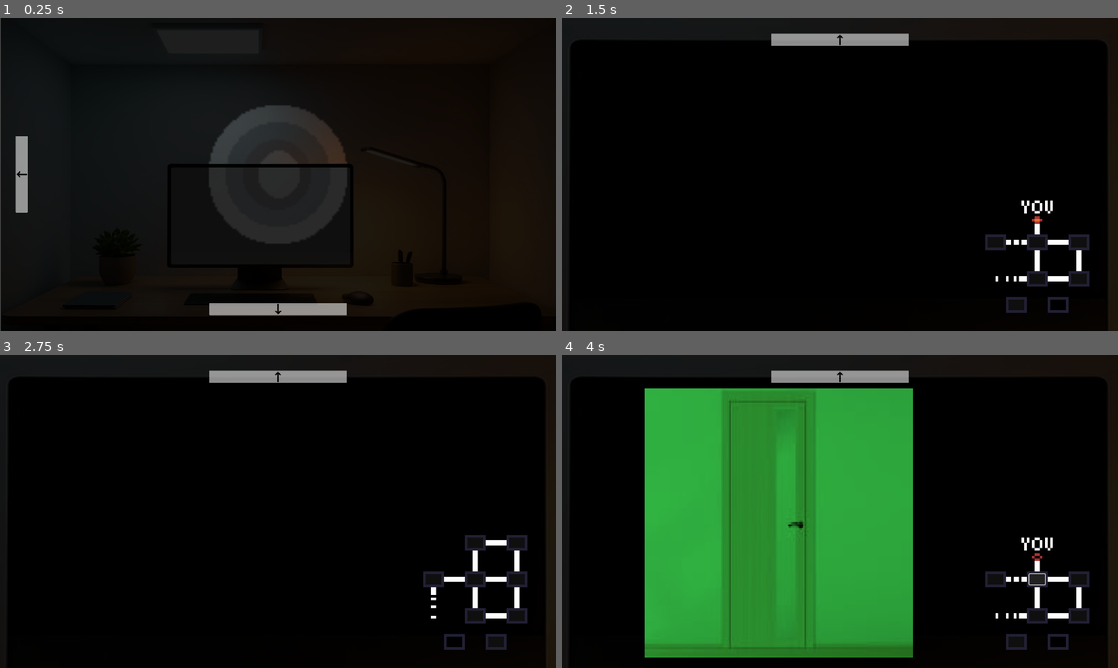
Above: before the commit, frames 1-4 (two rows, left to right).
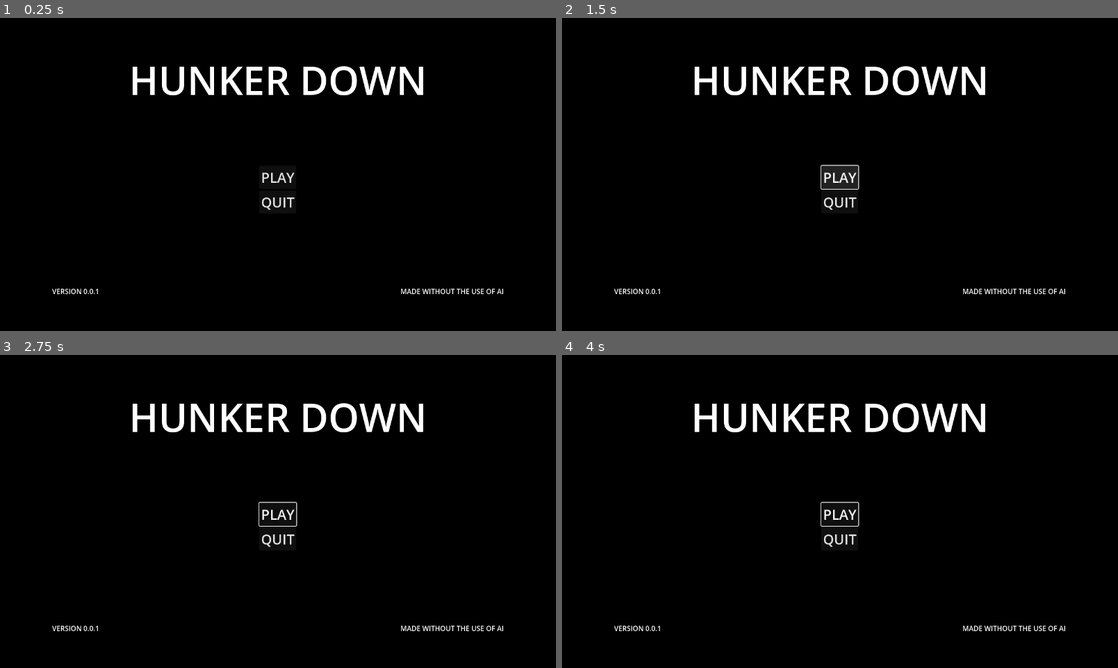
Above: after the commit, the same moments.

Repository: AwesomeYT2005/five-nights-with-monsters
Game: Godot game, scene res://scenes/main.tscn
Same seed, same stepped clock (60 frames per second), same inputs: the game is played once before the commit and once after it. Video files are missing from this copy of the repository; at most half a second of black plays in their place. Sound files missing from this copy of the repository are replaced by a short silence.
Inputs (mouse positions are in pixels of both pictures, inside the frame that each line leads up to):
- Up to frame 1 (0.25 s): no input
- Up to frame 2 (1.5 s): click (840, 177) at 0.5 s, where only the run after the commit has a clickable "PLAY"; click (840, 177) at 1.25 s, where only the run after the commit has a clickable "PLAY"
- Up to frame 3 (2.75 s): click (455, 642) at 2.02 s
- Up to frame 4 (4 s): click (1056, 642) at 2.77 s; click (1034, 580) at 3.52 s

The runs differ from the first frame. In frame 1, 24% of the frame differs, in the area x 0-98%, y 0-100%; in frame 2, 6.9%; in frame 3, 6.8%; in frame 4, 46%, in the area x 1-100%, y 4-100%.

Commit message:
Created basic menu
Currently not functional, but basic and easily expandable.

Diff:
--- a/scenes/control.tscn
+++ /dev/null
@@ -1,15 +0,0 @@
-[gd_scene load_steps=2 format=3 uid="uid://41hjpri3mp85"]
-
-[ext_resource type="PackedScene" uid="uid://b42bvk034ouu5" path="res://scenes/menu/game_gui.tscn" id="1_5p55f"]
-
-[node name="Control" type="Control"]
-layout_mode = 3
-anchors_preset = 15
-anchor_right = 1.0
-anchor_bottom = 1.0
-grow_horizontal = 2
-grow_vertical = 2
-
-[node name="GameGUI" parent="." instance=ExtResource("1_5p55f")]
-layout_mode = 0
-anchors_preset = 0
--- a/scenes/main.tscn
+++ b/scenes/main.tscn
@@ -1,7 +1,7 @@
 [gd_scene load_steps=2 format=3 uid="uid://00wigqddfsi1"]
 
-[ext_resource type="PackedScene" uid="uid://c6b8sb1s2sl7s" path="res://scenes/levels/level.tscn" id="1_o5qli"]
+[ext_resource type="PackedScene" uid="uid://41hjpri3mp85" path="res://scenes/menu/main_menu.tscn" id="1_o5qli"]
 
 [node name="Main" type="Node"]
 
-[node name="Level" parent="." instance=ExtResource("1_o5qli")]
+[node name="MainMenu" parent="." instance=ExtResource("1_o5qli")]
--- a/scenes/menu/game_gui.tscn
+++ /dev/null
@@ -1,30 +0,0 @@
-[gd_scene load_steps=2 format=3 uid="uid://b42bvk034ouu5"]
-
-[ext_resource type="Texture2D" uid="uid://bykr2oygdkevm" path="res://assets/images/gui/uparrow.png" id="1_5wdrk"]
-
-[node name="GameGUI" type="MarginContainer"]
-anchors_preset = 15
-anchor_right = 1.0
-anchor_bottom = 1.0
-grow_horizontal = 2
-grow_vertical = 2
-theme_override_constants/margin_left = 120
-theme_override_constants/margin_top = 80
-theme_override_constants/margin_right = 120
-theme_override_constants/margin_bottom = 80
-
-[node name="VBoxContainer" type="VBoxContainer" parent="."]
-layout_mode = 2
-
-[node name="Top" type="CenterContainer" parent="VBoxContainer"]
-layout_mode = 2
-
-[node name="Button" type="Button" parent="VBoxContainer/Top"]
-layout_mode = 2
-icon = ExtResource("1_5wdrk")
-
-[node name="Middle" type="HBoxContainer" parent="VBoxContainer"]
-layout_mode = 2
-
-[node name="Bottom" type="CenterContainer" parent="VBoxContainer"]
-layout_mode = 2
--- /dev/null
+++ b/scenes/menu/main_menu.tscn
@@ -0,0 +1,72 @@
+[gd_scene load_steps=2 format=3 uid="uid://41hjpri3mp85"]
+
+[ext_resource type="VideoStream" uid="uid://dioddncksatiu" path="res://assets/video/menu/menu-static.ogv" id="1_nl8w3"]
+
+[node name="MainMenu" type="Control"]
+layout_mode = 3
+anchors_preset = 15
+anchor_right = 1.0
+anchor_bottom = 1.0
+grow_horizontal = 2
+grow_vertical = 2
+
+[node name="VideoStreamPlayer" type="VideoStreamPlayer" parent="."]
+self_modulate = Color(0, 0.3770668, 0, 1)
+show_behind_parent = true
+layout_mode = 0
+offset_right = 1280.0
+offset_bottom = 720.0
+stream = ExtResource("1_nl8w3")
+autoplay = true
+expand = true
+loop = true
+metadata/_edit_lock_ = true
+
+[node name="MarginContainer" type="MarginContainer" parent="."]
+layout_mode = 1
+anchors_preset = 15
+anchor_right = 1.0
+anchor_bottom = 1.0
+grow_horizontal = 2
+grow_vertical = 2
+theme_override_constants/margin_left = 120
+theme_override_constants/margin_top = 80
+theme_override_constants/margin_right = 120
+theme_override_constants/margin_bottom = 80
+
+[node name="VBoxContainer" type="VBoxContainer" parent="MarginContainer"]
+layout_mode = 2
+
+[node name="Label" type="Label" parent="MarginContainer/VBoxContainer"]
+layout_mode = 2
+theme_override_font_sizes/font_size = 90
+text = "HUNKER DOWN"
+horizontal_alignment = 1
+
+[node name="Play" type="Button" parent="MarginContainer/VBoxContainer"]
+layout_mode = 2
+size_flags_horizontal = 4
+size_flags_vertical = 10
+theme_override_font_sizes/font_size = 32
+text = "PLAY"
+
+[node name="Quit" type="Button" parent="MarginContainer/VBoxContainer"]
+layout_mode = 2
+size_flags_horizontal = 4
+theme_override_font_sizes/font_size = 32
+text = "QUIT"
+
+[node name="HBoxContainer" type="HBoxContainer" parent="MarginContainer/VBoxContainer"]
+layout_mode = 2
+size_flags_vertical = 3
+
+[node name="Version" type="Label" parent="MarginContainer/VBoxContainer/HBoxContainer"]
+layout_mode = 2
+size_flags_vertical = 8
+text = "VERSION 0.0.1"
+
+[node name="Disclaimer" type="Label" parent="MarginContainer/VBoxContainer/HBoxContainer"]
+layout_mode = 2
+size_flags_horizontal = 10
+size_flags_vertical = 8
+text = "MADE WITHOUT THE USE OF AI"
Not shown, added: assets/video/menu/menu-static.ogv.uid
Not shown, added: assets/video/menu/menu-static.ogv
Not shown, added: assets/video/menu/menu_static.mp4
